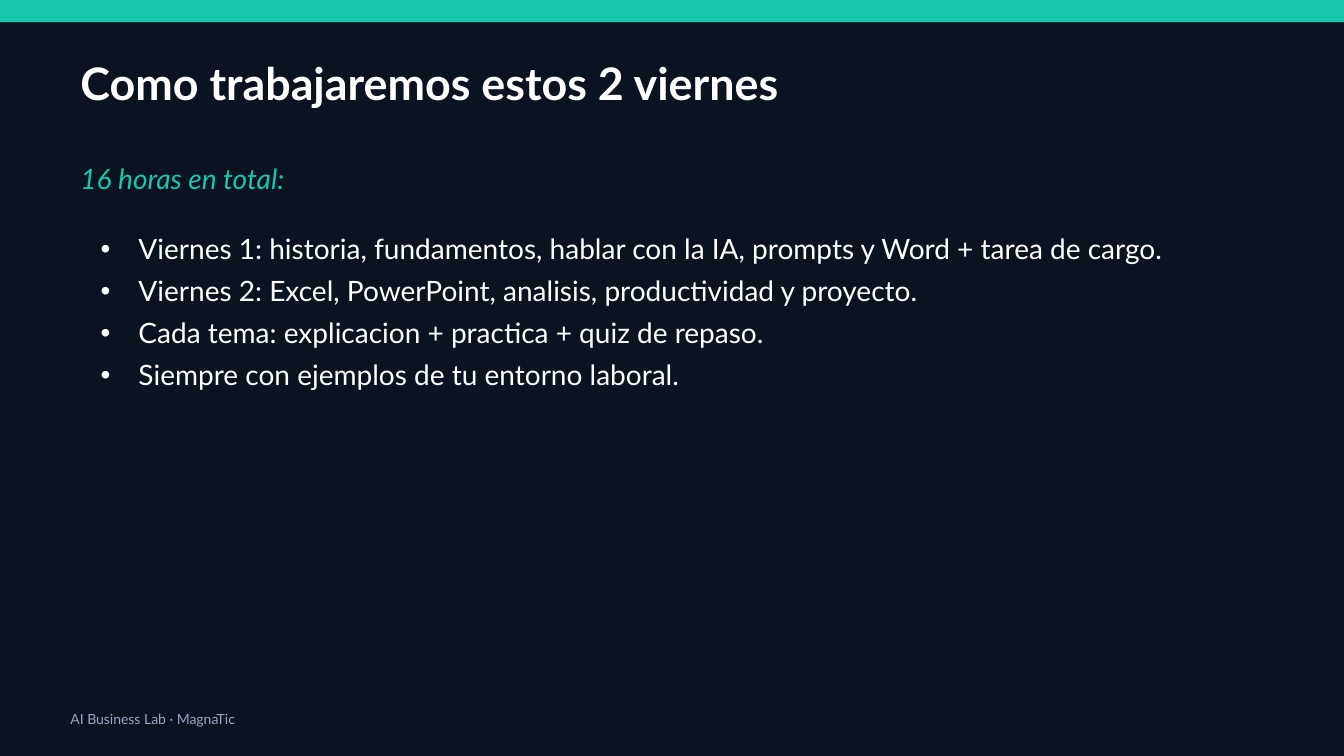
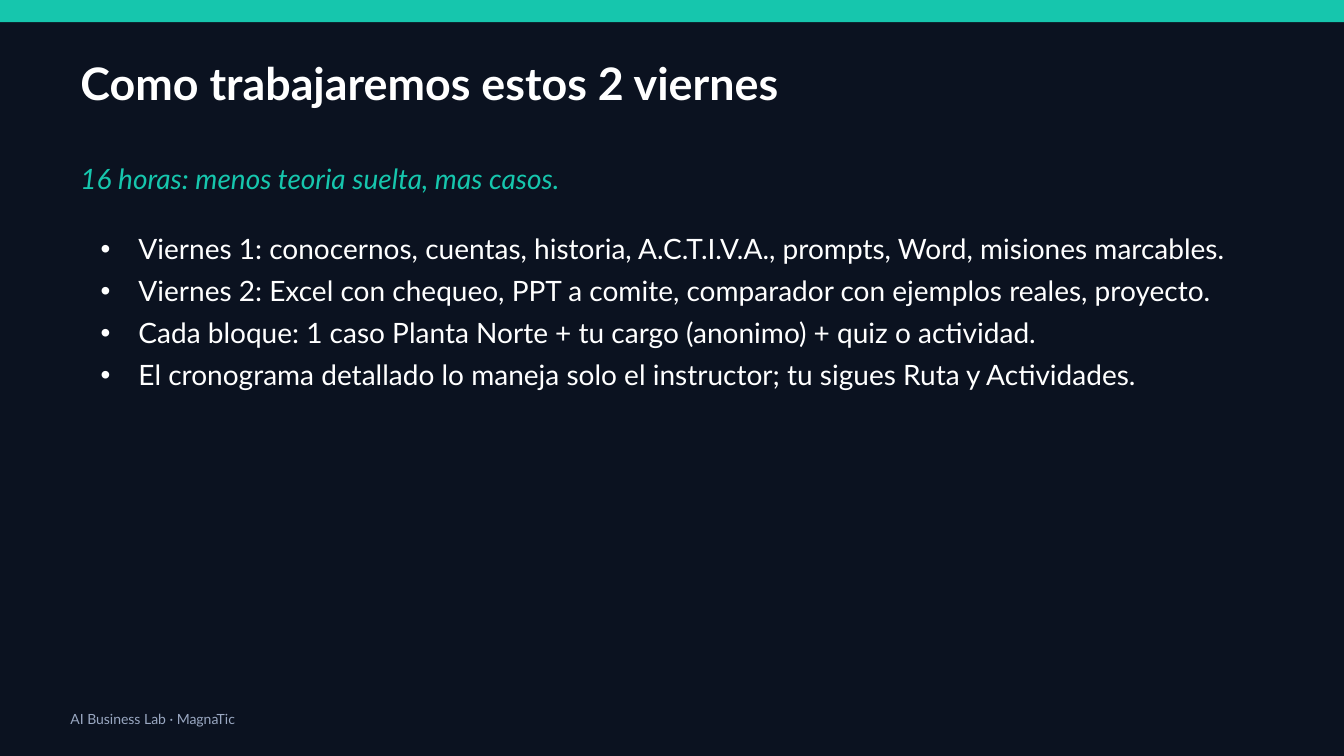
Before and after one commit to xander0408/CURSOS, a slide deck: slide 57 of AI-Business-Lab-Presentacion.pptx (slide 44 before the commit). Drawn at 1344x756 pixels with LibreOffice and Linux fonts; fonts in the diff are those of the drawing. Boxes give left, top, right and bottom in pixels: in the first picture for what was removed or moved away, otherwise in the second. Text is boxed around its words. In the diff, an @@ line names an element or a change of style, - is before the commit and + after.

```diff
--- a/AI-Business-Lab-Presentacion.pptx
+++ b/AI-Business-Lab-Presentacion.pptx
@@ text at (80, 168, 559, 193): text changed @@
-16 horas en total:
+16 horas: menos teoria suelta, mas casos.
@@ text at (138, 238, 1224, 390): text changed @@
-• Viernes 1: historia, fundamentos, hablar con la IA, prompts y Word + tarea de cargo.
-• Viernes 2: Excel, PowerPoint, analisis, productividad y proyecto.
-• Cada tema: explicacion + practica + quiz de repaso.
-• Siempre con ejemplos de tu entorno laboral.
+• Viernes 1: conocernos, cuentas, historia, A.C.T.I.V.A., prompts, Word, misiones marcables.
+• Viernes 2: Excel con chequeo, PPT a comite, comparador con ejemplos reales, proyecto.
+• Cada bloque: 1 caso Planta Norte + tu cargo (anonimo) + quiz o actividad.
+• El cronograma detallado lo maneja solo el instructor; tu sigues Ruta y Actividades.
```
Also in this commit, not shown: 2 other slides changed, 14 slides added, 13 other files.
